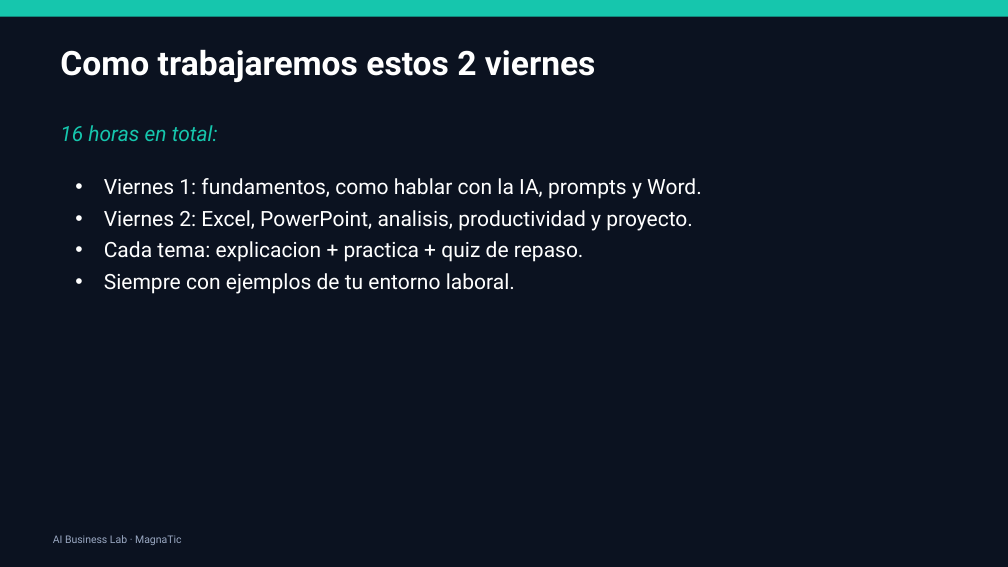
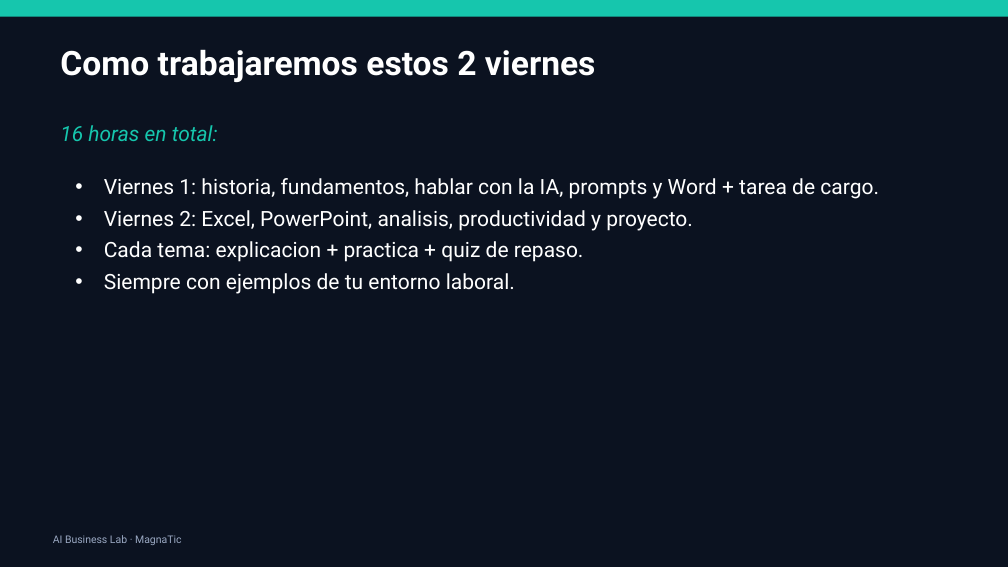
Before and after one commit to xander0408/CURSOS, a slide deck: slide 44 of AI-Business-Lab-Presentacion.pptx (slide 28 before the commit). Drawn at 1008x567 pixels with LibreOffice and Linux fonts; fonts in the diff are those of the drawing. Boxes give left, top, right and bottom in pixels: in the first picture for what was removed or moved away, otherwise in the second. Text is boxed around its words. In the diff, an @@ line names an element or a change of style, - is before the commit and + after.

```diff
--- a/AI-Business-Lab-Presentacion.pptx
+++ b/AI-Business-Lab-Presentacion.pptx
@@ text at box(104, 178, 879, 199): text changed @@
-• Viernes 1: fundamentos, como hablar con la IA, prompts y Word.
+• Viernes 1: historia, fundamentos, hablar con la IA, prompts y Word + tarea de cargo.
```
Also in this commit, not shown: 9 other slides changed, 19 slides added, 2 slides removed, 58 other files.
